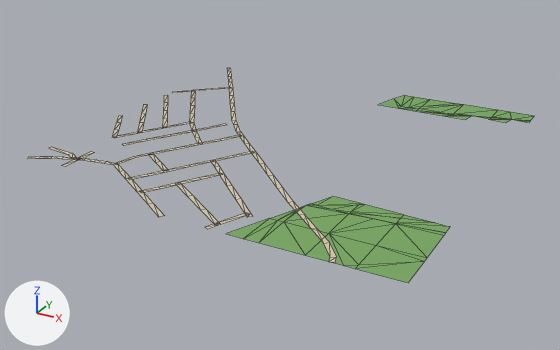
Two versions of the glTF model public/assets/bengaluru-region-v1/tiles/t46_-12-l1.glb, one commit apart.
Rendered twice from a 50 mm lens placed at (23682.0, -6562.0, 357.0), pointed at (23247.0, -5771.0, -38.0). Lighting does not change. The marker at lower left points along +X, +Y and +Z. The first picture is the older version. Mesh edges are drawn as thin lines.

Objects in the first picture: 'ground'.
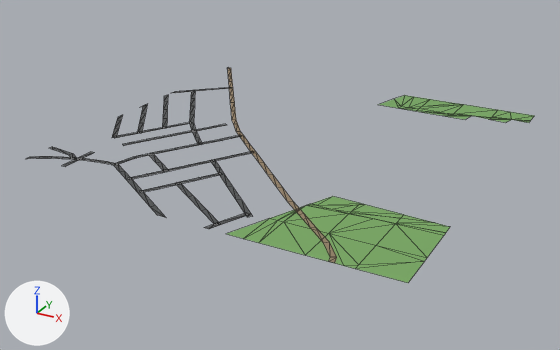
The change, as a list of edits to the scene's bpy script:
```text
Change me_ground:
    used by ob_ground; location = (23000.0, -6000.0, 0.0)
    remove me_ground.from_pydata(...)  # 308 vertices, 297 faces; spans x -2.0..500.0, y -3.0..502.0, z 1.0
    add me_ground.from_pydata(...)  # 318 vertices, 305 faces; spans x 0.0..500.0, y 0.0..500.0, z 1.0
    me_ground part 1
    2 vertices are removed from x -2.0..2.0, y 47.0..52.0, z 1.0
    6 faces are deleted
    1 vertex moves from x -2.0, y 52.0, z 1.0 to x 0.0, y 50.0, z 1.0
    4 vertices are added at (7.0, 84.0, 1.0), (8.0, 90.0, 1.0), (0.0, 46.0, 1.0), (0.0, 53.0, 1.0)
    8 new faces join them
    me_ground part 2
    5 vertices are removed from x 206.0..293.0, y -3.0..21.0, z 1.0
    5 faces are deleted
    1 vertex moves from x 287.0, y 1.0, z 1.0 to x 293.0, y 0.0, z 1.0
    5 vertices are added at (287.0, 0.0, 1.0), (211.0, 13.0, 1.0), (214.0, 18.0, 1.0), (241.0, 0.0, 1.0), (230.0, 0.0, 1.0)
    5 new faces join them
    me_ground part 3
    3 vertices are removed from x -2.0..2.0, y 275.0..345.0, z 1.0
    3 faces are deleted
    14 vertices move from x -2.0..64.0, y 174.0..328.0, z 1.0 to x 0.0..62.0, y 178.0..332.0, z 1.0
    10 vertices are added at x 0.0..10.0, y 263.0..352.0, z 1.0
    8 new faces join them
    me_ground part 4: 180 kept faces spanning x 0.0..430.0, y 0.0..485.0, z 1.0 get new vertex colours; the middle colour goes from beige #d7c9ae to dark grey #535556
    other edits to the shape of me_ground do not show in these pictures
```

Where the change shows, as pixel boxes [x1, y1, x2, y2] in the pictures (560 x 350 px; the box of a moved part takes in the faces that stretch with it):
'ground', reshaped
    before: [27, 68, 534, 283]
    after: [26, 67, 534, 283]
part 1 of me_ground, moved or reshaped
    before: [27, 147, 72, 159]
    after: [26, 147, 72, 159]
part 2 of me_ground, moved or reshaped
    before: [137, 192, 219, 229]
    after: [137, 191, 219, 229]
part 3 of me_ground, moved or reshaped
    both: [112, 90, 193, 138]
part 4 of me_ground, recoloured
    both: [40, 71, 337, 262]
